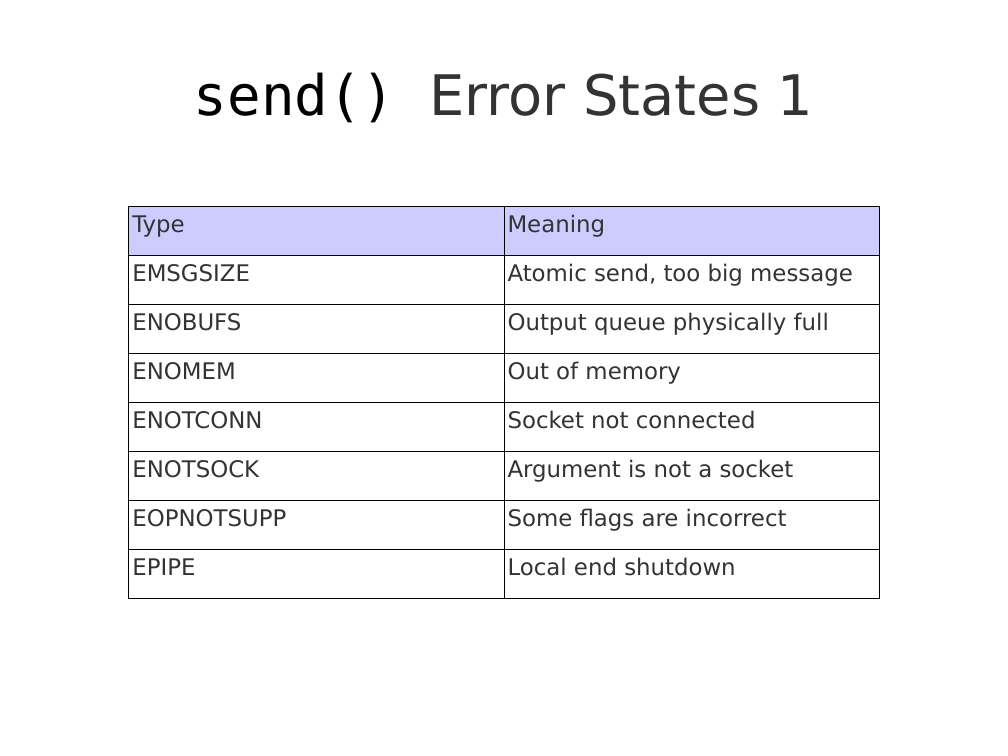
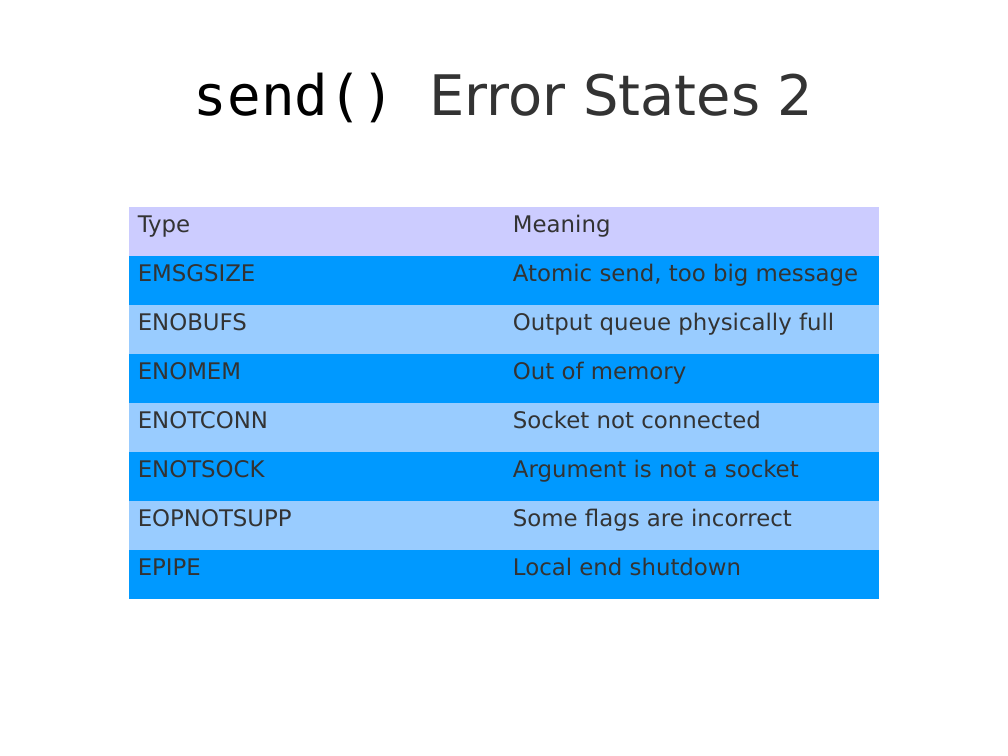
Before and after one commit to theonewolf/15-441-Recitation-Sessions, a slide deck: slide 43 of recitation1/src/recitation1.odp. Drawn at 1008x756 pixels with LibreOffice and Linux fonts; fonts in the diff are those of the drawing. Boxes give left, top, right and bottom in pixels: in the first picture for what was removed or moved away, otherwise in the second. Text is boxed around its words. In the diff, an @@ line names an element or a change of style, - is before the commit and + after.

```diff
--- a/recitation1/src/recitation1.odp
+++ b/recitation1/src/recitation1.odp
@@ title at (194, 72, 814, 123): text changed @@
-send() Error States 1
+send() Error States 2
@@ table at (129, 207, 880, 599) @@
@@ fill none to #0099FF in 8 cells @@
@@ fill none to #99CCFF in 6 cells @@
@@ borders changed @@
```
Also in this commit, not shown: 18 other slides changed, 1 other file.
